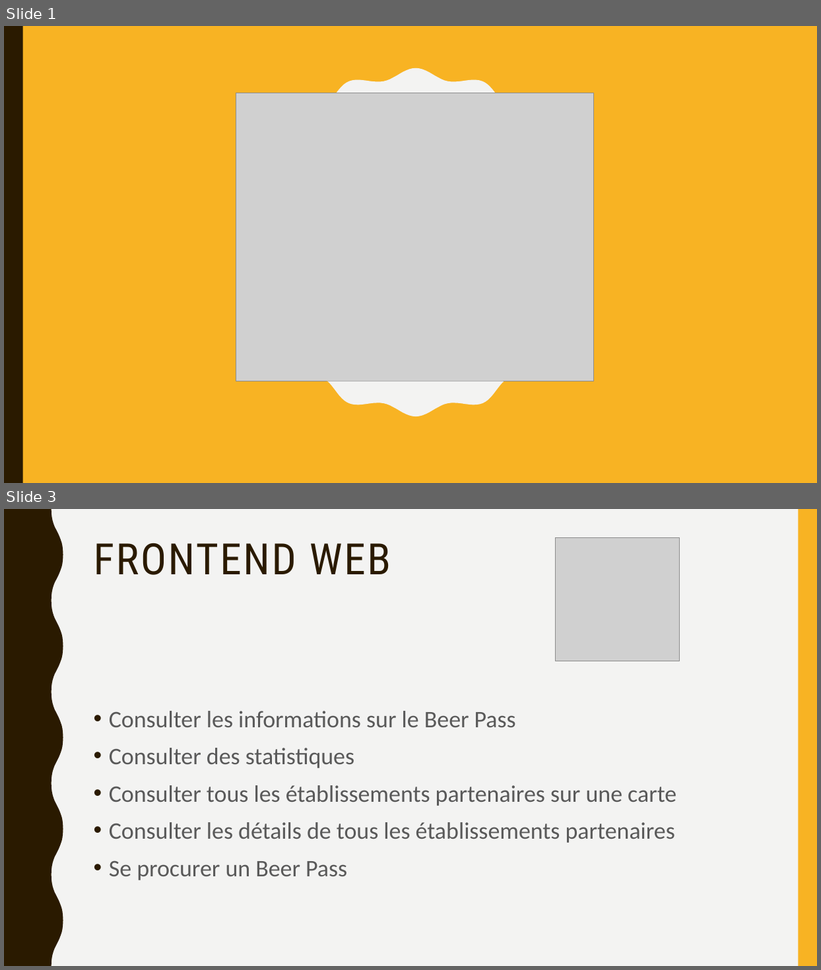
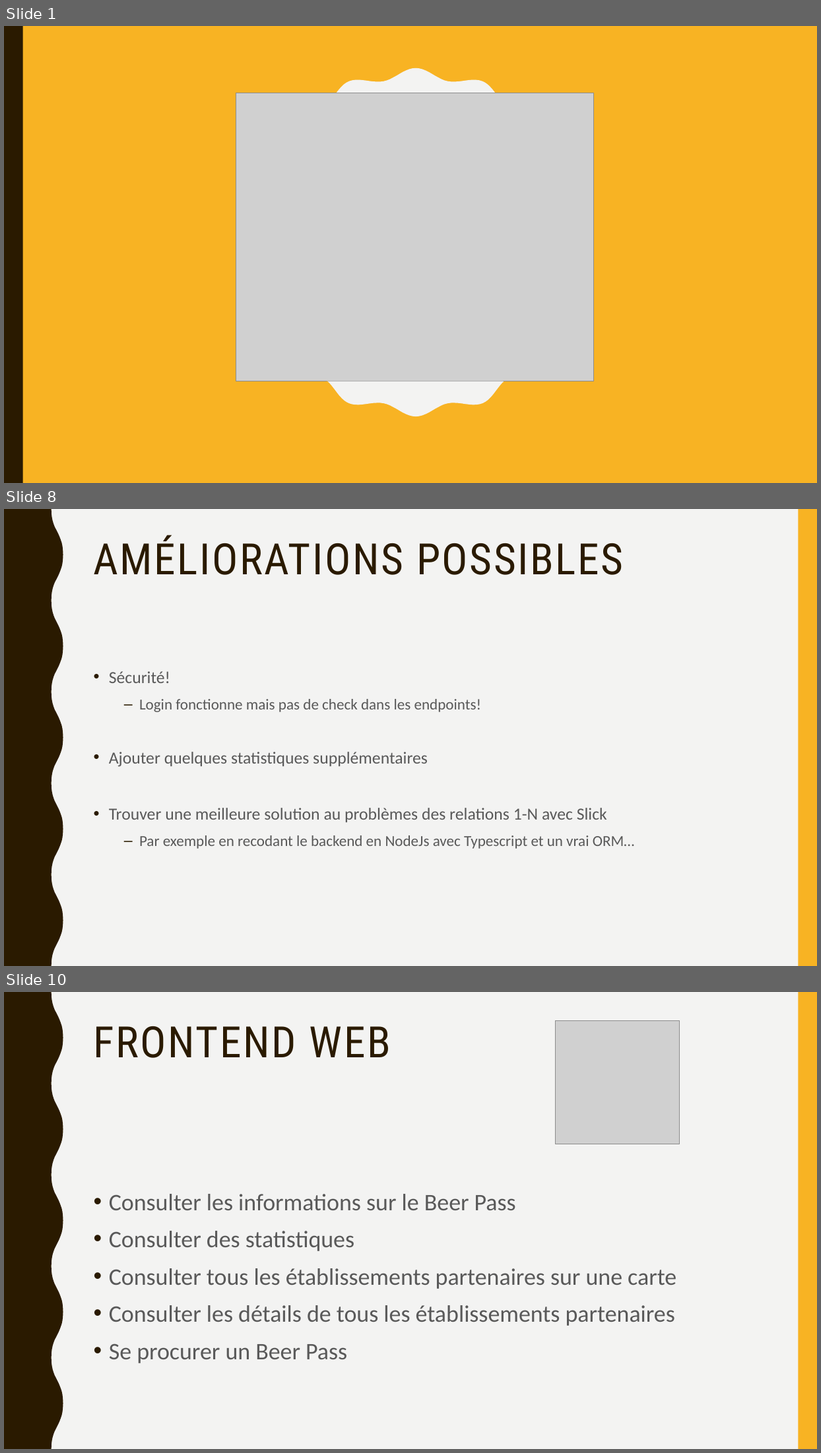
Before and after one commit to Nooka10/ProjetScala, a slide deck: Presentation_BeerPass.pptx. Shown one above the other, each under a label of ours: slides 1 and 3 before the commit, slides 1, 8 and 10 after it; the slides between them are not shown. The pictures are 821x970 and 821x1453 pixels, drawn with LibreOffice and Linux fonts; fonts in the diff are those of the drawing; grey boxes stand for pictures; background and template pictures are left out. Boxes give left, top, right and bottom in pixels: in the first picture for what was removed or moved away, otherwise in the second. Text is boxed around its words. In the diff, an @@ line names an element or a change of style, - is before the commit and + after.

```diff
--- a/Presentation_BeerPass.pptx
+++ b/Presentation_BeerPass.pptx
@@ slide 8 added at (x1=4, y1=509, x2=817, y2=966), background #F3F3F2; not listed: 2 template elements that a slide beside it also shows @@
@@ title added at (x1=94, y1=535, x2=623, y2=575), 51 pt, text #2A1A00 @@
+AMÉLIORATIONS POSSIBLES
@@ text added at (x1=109, y1=671, x2=634, y2=849), 20 pt, text #595959 @@
+• Sécurité!
+  – Login fonctionne mais pas de check dans les endpoints!
+• Ajouter quelques statistiques supplémentaires
+• Trouver une meilleure solution au problèmes des relations 1-N avec Slick
+  – Par exemple en recodant le backend en NodeJs avec Typescript et un vrai ORM…
@@ what was slide 3 is now slide 10 @@
```
Also in this commit, not shown: 8 other slides added.
